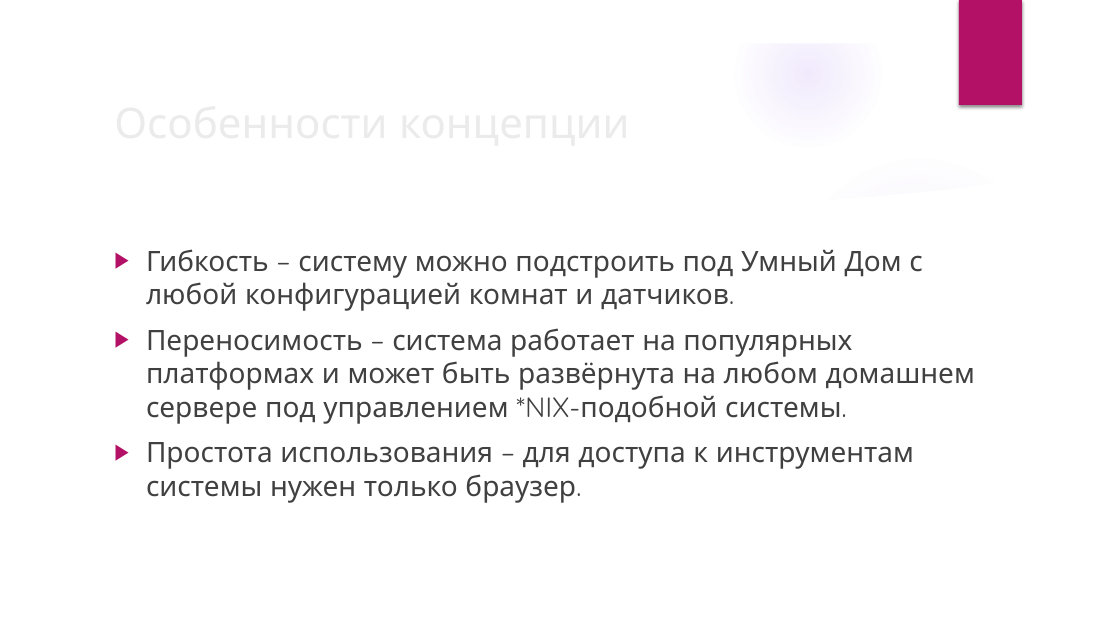
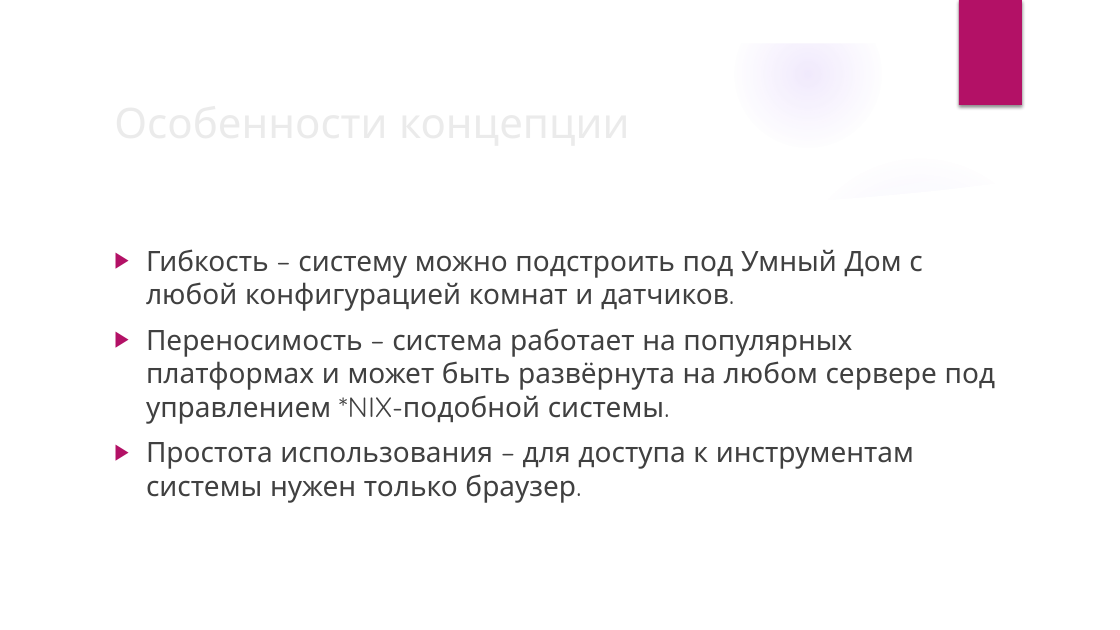
Before and after one commit to Corvin71/neuro-hack, a slide deck: slide 5 of present.pptx. Drawn at 1120x630 pixels with LibreOffice and Linux fonts; fonts in the diff are those of the drawing; background and template pictures are left out. Boxes give left, top, right and bottom in pixels: in the first picture for what was removed or moved away, otherwise in the second. Text is boxed around its words. In the diff, an @@ line names an element or a change of style, - is before the commit and + after.

```diff
--- a/present.pptx
+++ b/present.pptx
@@ text at box(146, 328, 996, 424): text changed @@
-▶ Переносимость – система работает на популярных платформах и может быть развёрнута на любом домашнем сервере под управлением *NIX-подобной системы.
+▶ Переносимость – система работает на популярных платформах и может быть развёрнута на любом сервере под управлением *NIX-подобной системы.
```
Also in this commit, not shown: 11 other slides changed, 2 slides added, 1 slide removed, 2 other files.
